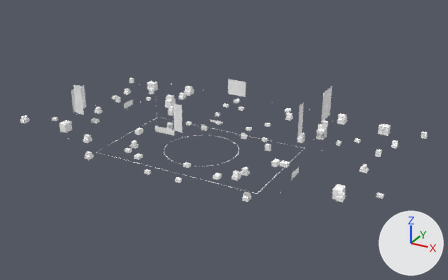
The OBJ model Assets/models/maps/ares/ares_dressing.obj, before and after one commit.
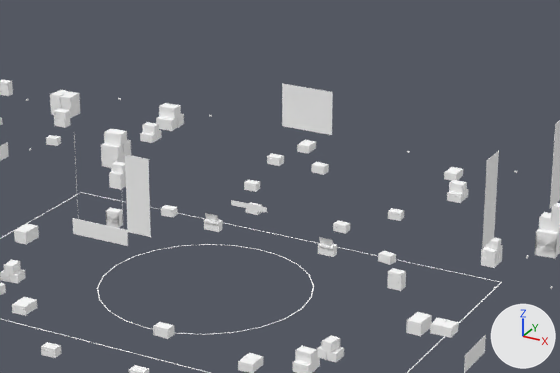
Old and new are each drawn whole from a 50 mm lens placed at (2799.0, -4642.0, 2476.0), pointed at (128.0, 215.0, 47.0) and again close up on the part from 29% to 73% of the width and 18% to 64% of the height. Arrows for +X, +Y and +Z are at lower right; the lights stay in place. The last two pictures show the newer version. Where no turn or scale is listed for an object, it has been applied to the vertices. Vertices at exactly the same position are counted once.

In view in the first close-up: 'ares_dressing'.
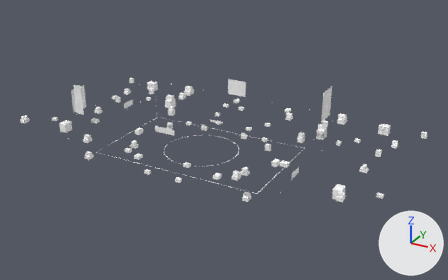
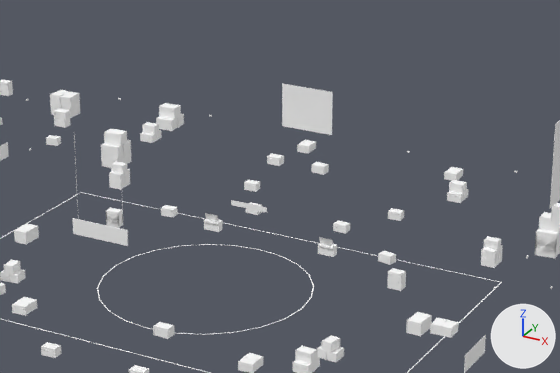
Location of each change, [x1, y1, x2, y2] in pixels of the close-ups (560 x 373 px):
part 1 of me_ares_dressing, deleted
    before: [124, 151, 499, 248]

The edits, one by one:
me_ares_dressing is used by ob_ares_dressing; location (0.0, 0.0, 0.0).
me_ares_dressing had 9012 vertices, 13162 faces and spanned x -1826.0..1826.0, y -763.0..1365.0, z 0.0..720.0.
me_ares_dressing now has 8964 vertices, 13106 faces and spans x -1826.0..1826.0, y -763.0..1365.0, z 0.0..720.0.
me_ares_dressing part 1: 8 loose pieces with 48 vertices, spanning x 107.0..1041.0, y -621.0..-72.0, z 419.0..691.0, are deleted.
